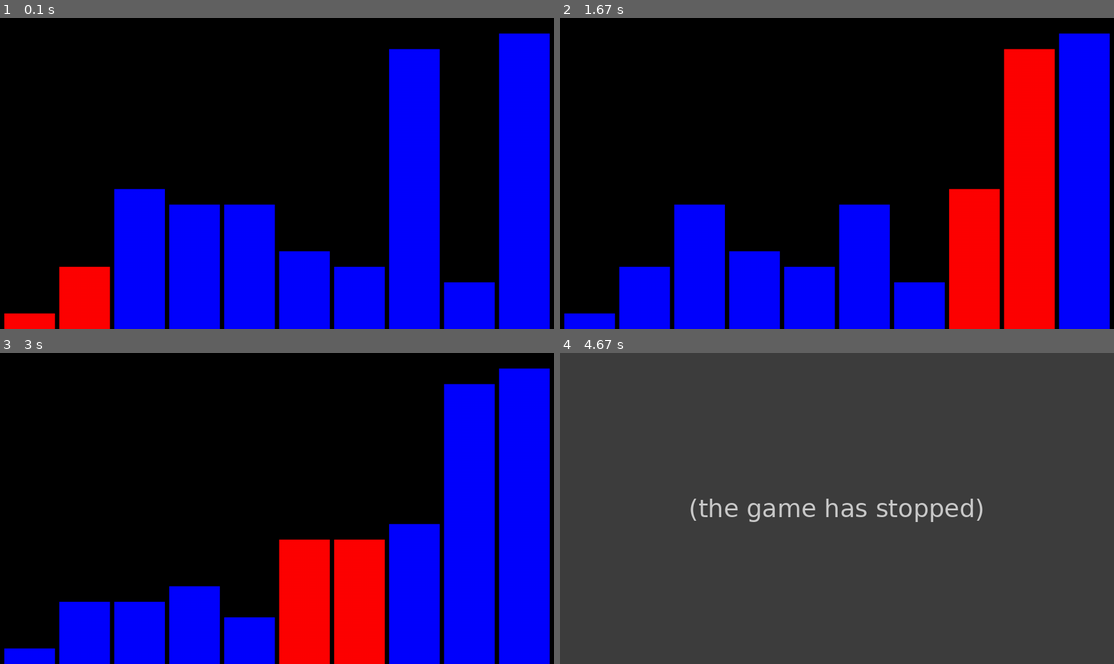
Above: before the commit, frames 1-4 (two rows, left to right).
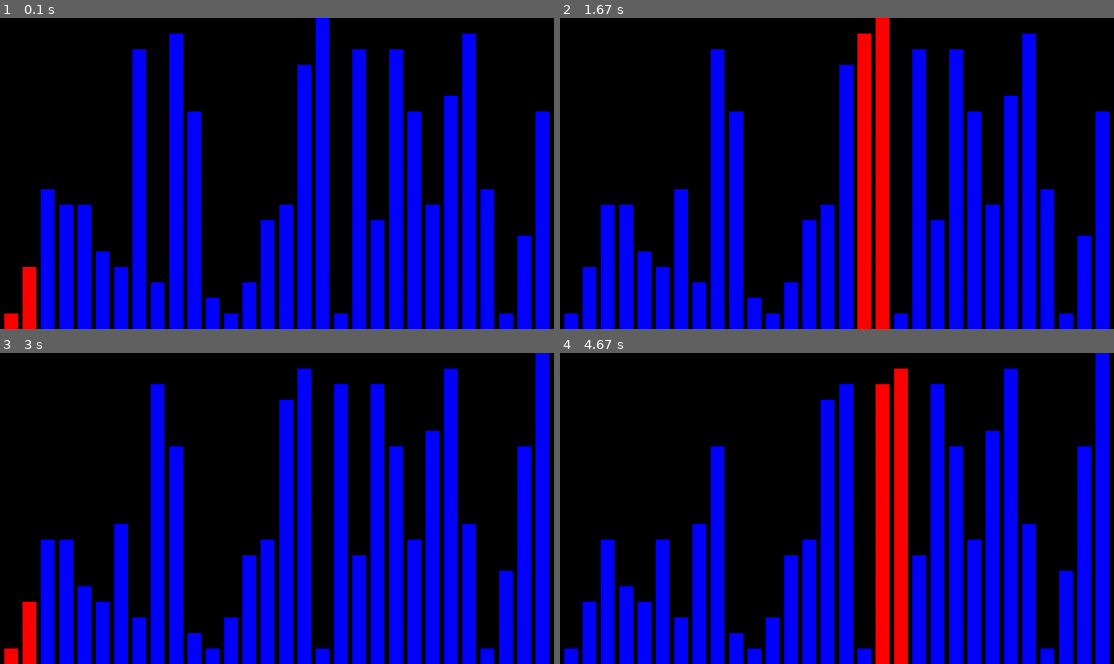
Above: after the commit, the same moments.

Repository: GabeMed/PygameSortVisualizer
Game: pygame game, started from runner.py
Two runs of this game, one before a commit and one after it. Both use one fixed random seed, a clock stepped at 60 frames per second and the inputs below.
Inputs:
- Up to frame 1 (0.1 s): no input
- Up to frame 2 (1.67 s): no input
- Up to frame 3 (3 s): no input
- Up to frame 4 (4.67 s): no input

The runs differ from the first frame. In frame 1, 36% of the frame differs, in the area x 3-100%, y 0-100%; in frame 2, 40%; in frame 3, 34%; in frame 4, 100%, in the area x 0-100%, y 0-100%.
Error before the commit: AttributeError: 'Animation' object has no attribute 'frame' (algorithms.py line 32); the game stopped at 4.4 s (later frames are placeholders)

Commit message:
adding requirements.txt

Diff:
--- a/runner.py
+++ b/runner.py
@@ -10,7 +10,7 @@
 
 # getting the random array
 random.seed(42)
-array = [random.randint(1, 20) for _ in range(10)]
+array = [random.randint(1, 20) for _ in range(30)]
 
 # Creating the sorting algorithm object
 algorithms = Algorithms(array, screen)
@@ -26,6 +26,6 @@
     running = False  # Stop after sorting
 
     # Control the frame rate
-    clock.tick(60)
+    clock.tick(200)
 
 pygame.quit()
Not shown, added: requirements.txt
